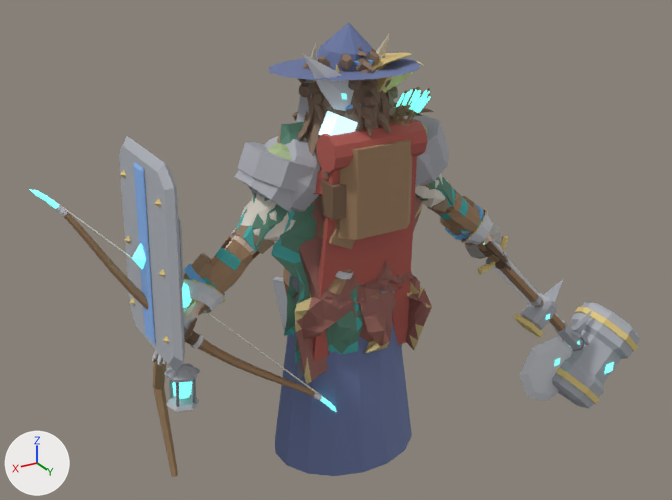
The Blender file art/creator/humanoid_heavy/humanoid_heavy_feminine.blend: old version first, new version second.
Rendered twice from a 50 mm lens placed at (2.0, 3.27, 2.74), pointed at (-0.08, -0.21, 1.0). Arrows for +X, +Y and +Z are at lower left; the lights stay in place. The first picture is the older version.

Objects in the first picture: 'part.arms.ranger_bracers', 'part.back.backpack', 'part.back.cape', 'part.back.travel_cape', 'part.head.wide_hat', 'part.offhand.ranger_bow', 'part.offhand.shield', 'part.offhand.tower_shield', 'part.shoulders.ranger_cloak', 'part.shoulders.slabs', 'part.torso.robe', 'part.weapon.great_axe', 'part.weapon.maul' and 33 more.
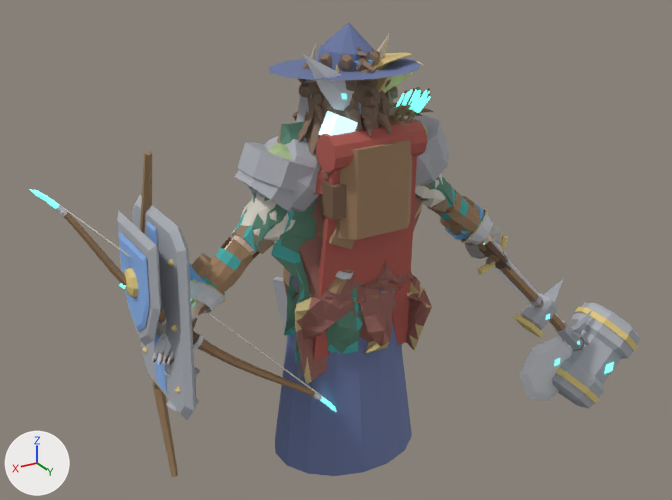
Pixel boxes (x1, y1, x2, y2) of what changed, in the pictures (672 x 500 px; the box of a moved part takes in the faces that stretch with it):
'part.offhand.tower_shield', reshaped (12% narrower): before (119, 136, 192, 372); after (132, 195, 196, 420)
'part.offhand.shield', reshaped (mostly hidden before): before (178, 218, 184, 286); after (117, 211, 162, 345)
part 1 of me_part_offhand_shield, moved or reshaped (mostly hidden before): before (178, 218, 184, 286); after (117, 211, 162, 345)
part 2 of me_part_offhand_shield, moved or reshaped (not visible before): after (119, 231, 149, 332)
part 3 of me_part_offhand_shield, moved or reshaped (not visible before): after (124, 268, 139, 297)
part 4 of me_part_offhand_tower_shield, moved or reshaped: before (119, 136, 185, 372); after (132, 195, 196, 420)
part 5 of me_part_offhand_tower_shield, moved or reshaped: before (134, 162, 155, 345); after (147, 221, 167, 392)
part 6 of me_part_offhand_tower_shield, moved or reshaped: before (129, 298, 135, 305); after (142, 346, 147, 353)
part 7 of me_part_offhand_tower_shield, moved or reshaped: before (163, 336, 169, 343); after (174, 386, 180, 393)
part 8 of me_part_offhand_tower_shield, moved or reshaped: before (159, 269, 165, 278); after (171, 324, 177, 332)
part 9 of me_part_offhand_tower_shield, moved or reshaped: before (154, 198, 161, 207); after (167, 258, 173, 267)
part 10 of me_part_offhand_tower_shield, moved or reshaped (not visible afterwards): before (132, 243, 146, 269)

Diff of the bpy script that builds the scene:
```diff
--- a/art/creator/humanoid_heavy/humanoid_heavy_feminine.blend.py
+++ b/art/creator/humanoid_heavy/humanoid_heavy_feminine.blend.py
@@ me_part_offhand_shield @@
 # used by ob_part_offhand_shield; location = (0.0, 0.0, 0.0)
-me_part_offhand_shield.from_pydata(...)  # 93 vertices, 77 faces; spans x 0.78..0.94, y -0.2..0.22, z 0.916..1.493
+me_part_offhand_shield.from_pydata(...)  # 93 vertices, 77 faces; spans x 0.78..1.031, y -0.215..0.205, z 0.882..1.402
+# me_part_offhand_shield part 1: the loose piece of 21 vertices spanning x 0.83..0.876, y -0.2..0.22, z 0.972..1.493 is moved by (0.092, -0.015, -0.09)
+# me_part_offhand_shield part 2: the loose piece of 21 vertices spanning x 0.864..0.887, y -0.146..0.165, z 1.043..1.428 is moved by (0.092, -0.015, -0.09)
+# me_part_offhand_shield part 3: the loose piece of 17 vertices spanning x 0.879..0.926, y -0.055..0.075, z 1.198..1.328 is moved by (0.092, -0.015, -0.09)
+# other edits to the shape of me_part_offhand_shield do not show in these pictures
 me_part_offhand_shield.materials.append(mat_metal)
@@ me_part_offhand_tower_shield @@
 # used by ob_part_offhand_tower_shield; location = (0.0, 0.0, 0.0)
-me_part_offhand_tower_shield.from_pydata(...)  # 106 vertices, 104 faces; spans x 0.78..0.978, y -0.262..0.299, z 0.854..1.715
+me_part_offhand_tower_shield.from_pydata(...)  # 106 vertices, 104 faces; spans x 0.78..0.93, y -0.313..0.248, z 0.586..1.447
+# me_part_offhand_tower_shield part 4: the loose piece of 24 vertices spanning x 0.864..0.929, y -0.262..0.299, z 0.854..1.715 is moved by (-0.049, -0.051, -0.268)
+# me_part_offhand_tower_shield part 5: the loose piece of 12 vertices spanning x 0.909..0.94, y -0.033..0.069, z 0.915..1.655 is moved by (-0.049, -0.051, -0.268)
+# me_part_offhand_tower_shield part 6: the loose piece of 6 vertices spanning x 0.91..0.946, y -0.19..-0.154, z 0.987..1.023 is moved by (-0.049, -0.051, -0.268)
+# me_part_offhand_tower_shield part 7: the loose piece of 6 vertices spanning x 0.91..0.946, y 0.19..0.226, z 0.987..1.023 is moved by (-0.049, -0.051, -0.268)
+# me_part_offhand_tower_shield part 8: the loose piece of 6 vertices spanning x 0.905..0.941, y 0.19..0.226, z 1.267..1.303 is moved by (-0.049, -0.051, -0.268)
+# me_part_offhand_tower_shield part 9: the loose piece of 6 vertices spanning x 0.899..0.935, y 0.19..0.226, z 1.547..1.583 is moved by (-0.049, -0.051, -0.268)
+# me_part_offhand_tower_shield part 10: the loose piece of 6 vertices spanning x 0.898..0.978, y -0.022..0.058, z 1.229..1.341 is moved by (-0.049, -0.051, -0.268)
+# other edits to the shape of me_part_offhand_tower_shield do not show in these pictures
 me_part_offhand_tower_shield.materials.append(mat_metal)
```
